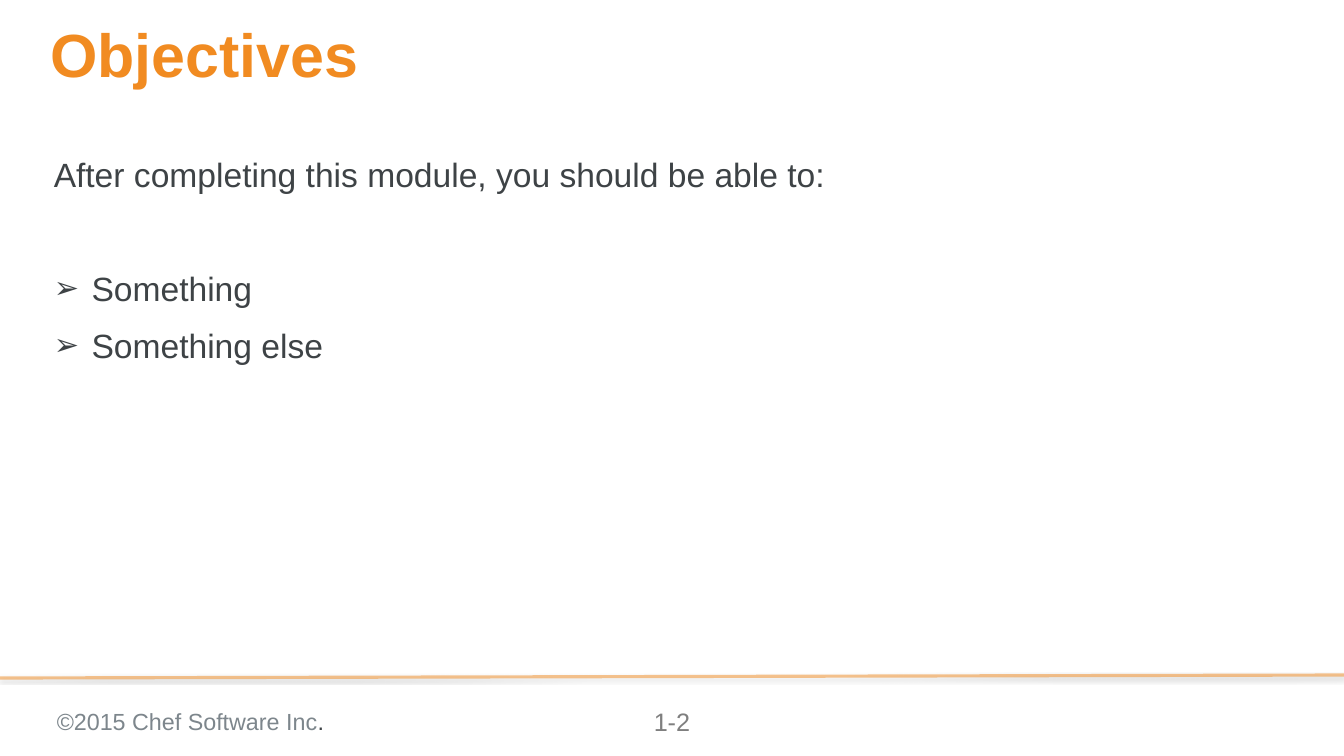
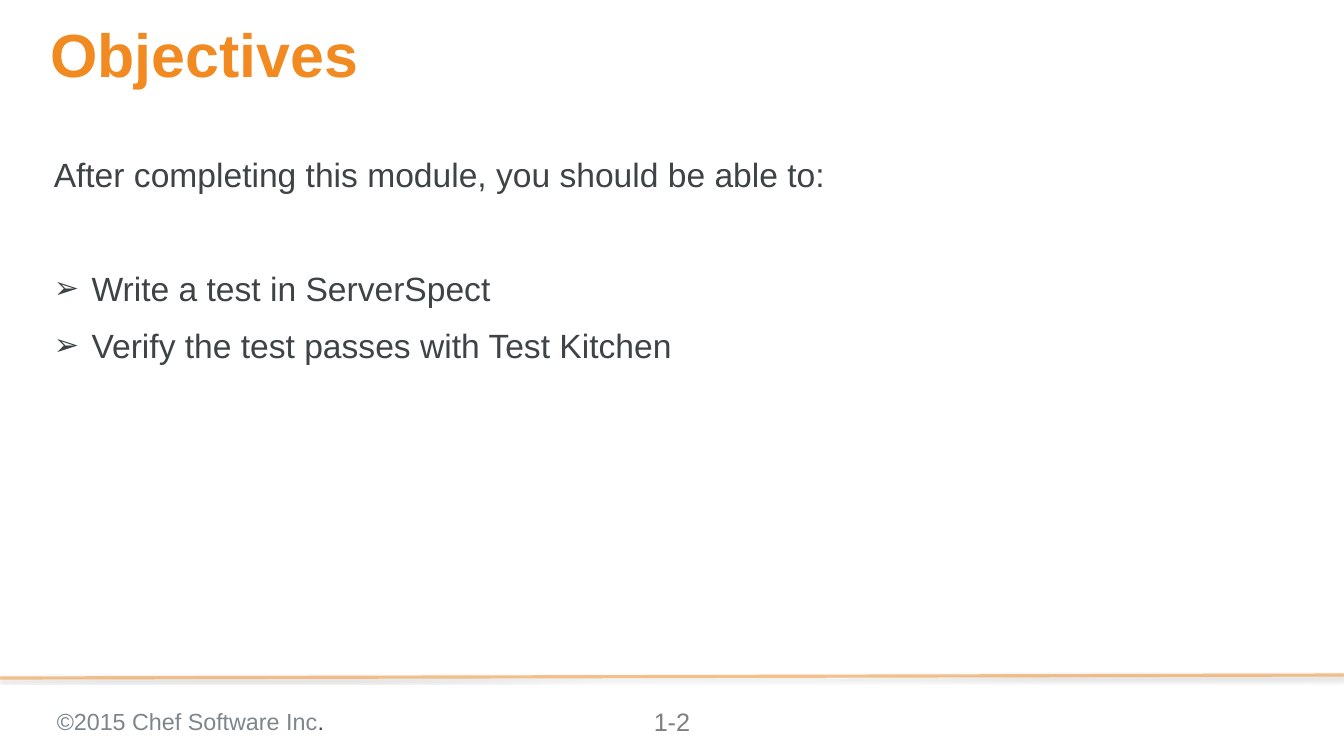
Before and after one commit to nathenharvey/chef-essentials, a slide deck: slide 2 of 05-testing-cookbooks-windows.pptx. Drawn at 1344x756 pixels with LibreOffice and Linux fonts; fonts in the diff are those of the drawing; background and template pictures are left out. Boxes give left, top, right and bottom in pixels: in the first picture for what was removed or moved away, otherwise in the second. Text is boxed around its words. In the diff, an @@ line names an element or a change of style, - is before the commit and + after.

Commit message:
Added titles and updated objectives to modules 02-07 for windows based workstations

```diff
--- a/05-testing-cookbooks-windows.pptx
+++ b/05-testing-cookbooks-windows.pptx
@@ text at (x1=92, y1=276, x2=671, y2=365): text changed @@
-➢ Something
-➢ Something else
+➢ Write a test in ServerSpect
+➢ Verify the test passes with Test Kitchen
```
Also in this commit, not shown: 1 slide added, 1 slide removed, 4 other files.
